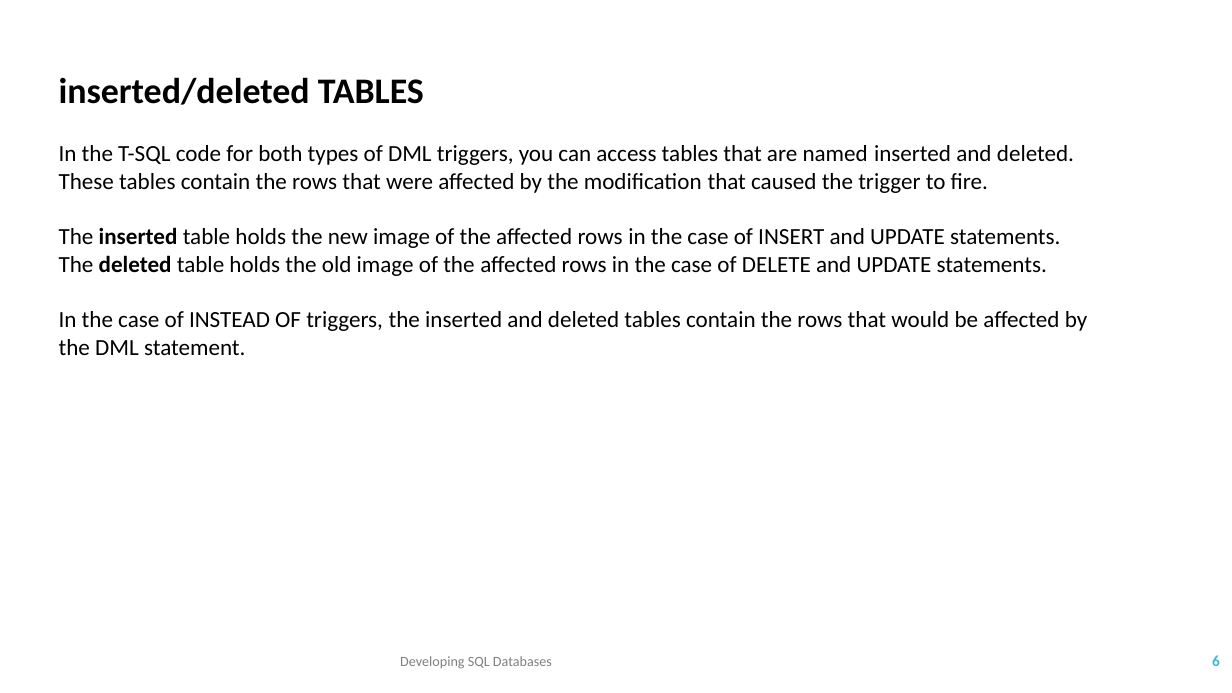
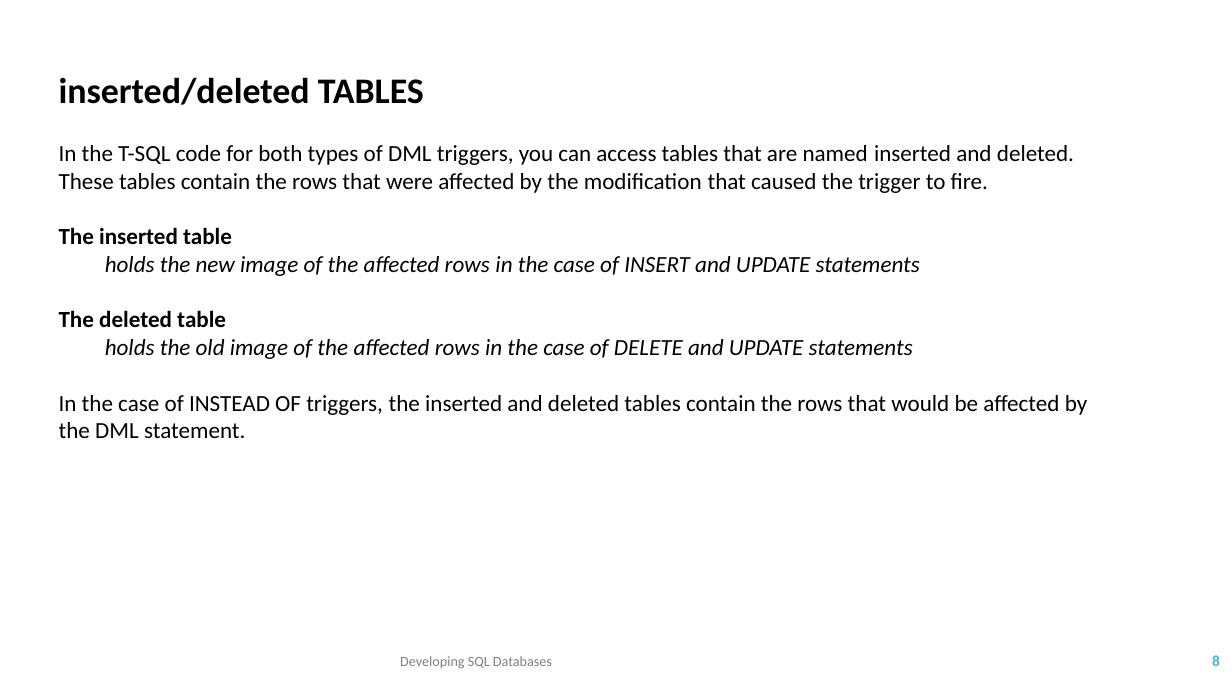
Before and after one commit to TKostyrka/70762DevSQLDB, a slide deck: slide 8 of DEVSQL_07_Triggers/DEVSQL_07_Triggers.pptx (slide 6 before the commit). Drawn at 1232x693 pixels with LibreOffice and Linux fonts; fonts in the diff are those of the drawing. Boxes give left, top, right and bottom in pixels: in the first picture for what was removed or moved away, otherwise in the second. Text is boxed around its words. In the diff, an @@ line names an element or a change of style, - is before the commit and + after.

```diff
--- a/DEVSQL_07_Triggers/DEVSQL_07_Triggers.pptx
+++ b/DEVSQL_07_Triggers/DEVSQL_07_Triggers.pptx
@@ text at [59,227,920,359]: text changed; italic on @@
-The inserted table holds the new image of the affected rows in the case of INSERT and UPDATE statements. The deleted table holds the old image of the affected rows in the case of DELETE and UPDATE statements.
+The inserted table
+holds the new image of the affected rows in the case of INSERT and UPDATE statements
+The deleted table
+holds the old image of the affected rows in the case of DELETE and UPDATE statements
@@ page number at [1212,655,1220,666]: text changed @@
-6
+8
```
Also in this commit, not shown: 4 other slides changed, 7 slides added, 5 other files.
